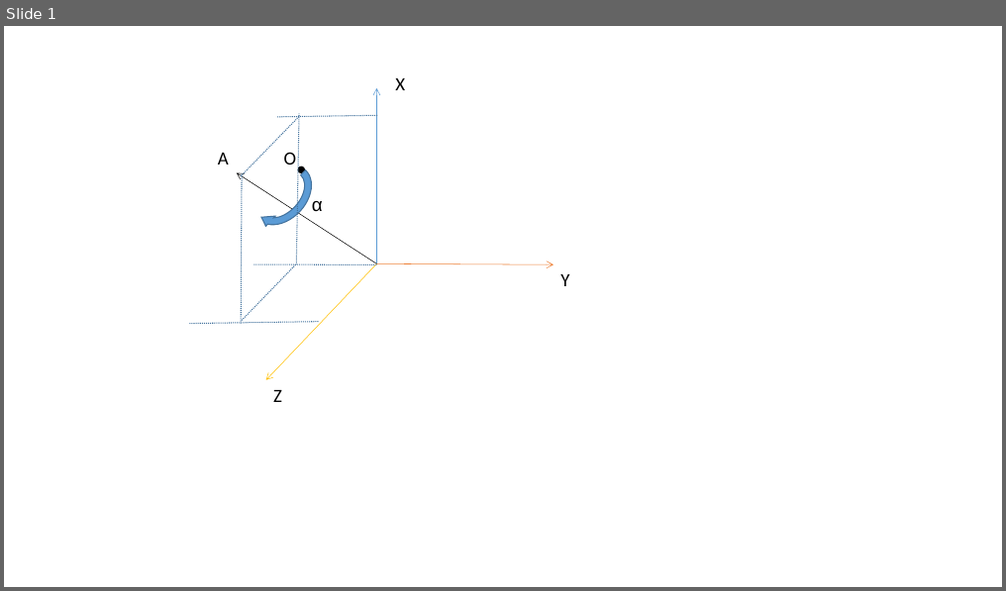
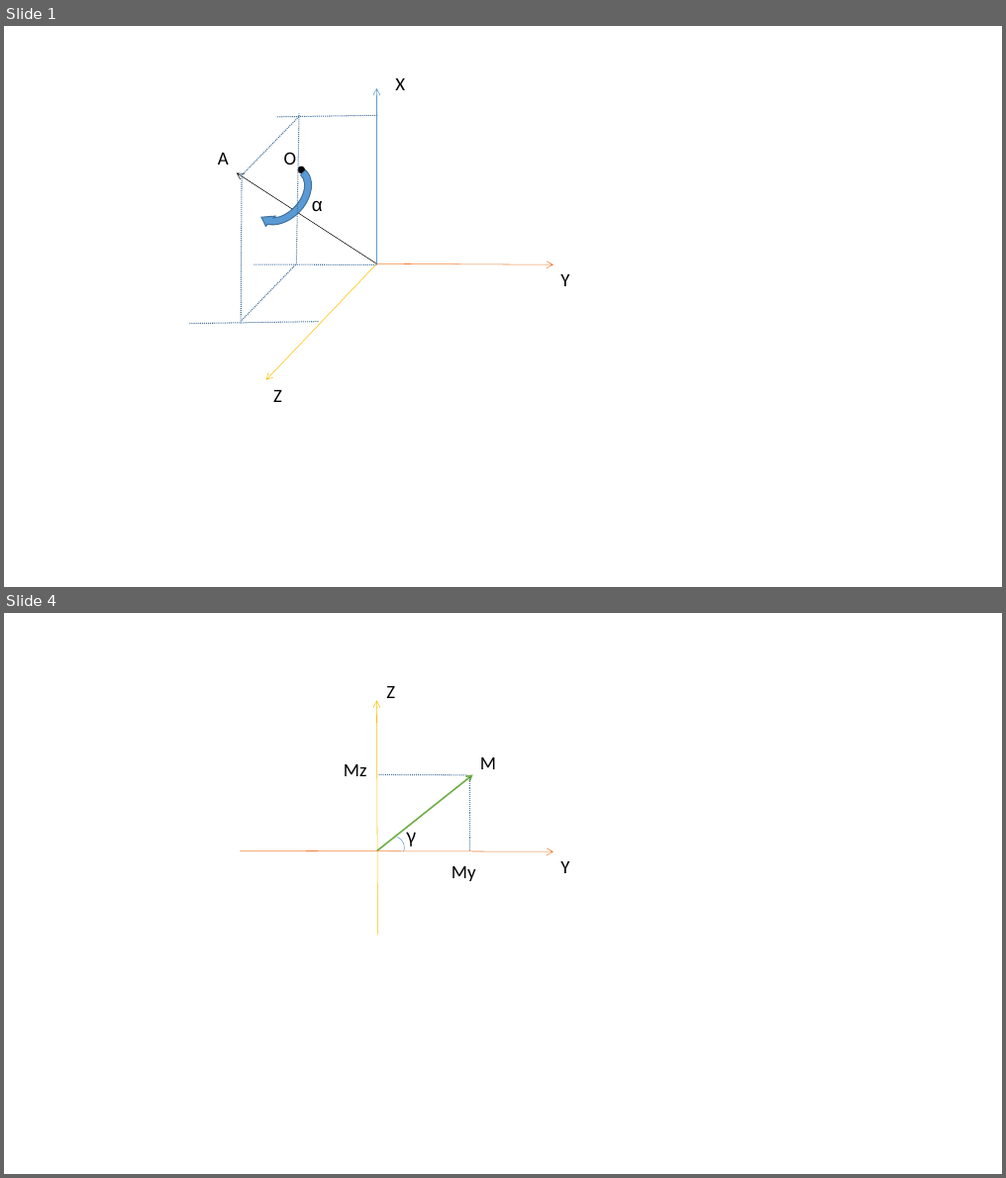
Before and after one commit to LightningBilly/3DAlgorithm, a slide deck: demos/rotate/旋转矩阵.pptx. Shown one above the other, each under a label of ours: slide 1 before the commit, slides 1 and 4 after it; the slides between them are not shown. The pictures are 1006x591 and 1006x1178 pixels, drawn with LibreOffice and Linux fonts; fonts in the diff are those of the drawing. Boxes give left, top, right and bottom in pixels: in the first picture for what was removed or moved away, otherwise in the second. Text is boxed around its words. In the diff, an @@ line names an element or a change of style, - is before the commit and + after.

```diff
--- a/demos/rotate/旋转矩阵.pptx
+++ b/demos/rotate/旋转矩阵.pptx
@@ slide 4 added at (4, 613, 1002, 1174), background #FFFFFF @@
@@ arrow added from (377, 935) to (377, 700), #FFC000 0.5 pt @@
@@ text added at (386, 686, 395, 698), 18 pt, text #000000 @@
+Z
@@ text added at (480, 758, 496, 769), 18 pt, text #000000 @@
+M
@@ text added at (344, 764, 367, 776), 18 pt, text #000000 @@
+Mz
@@ arrow added from (377, 851) to (472, 774), #70AD47 1.5 pt @@
@@ line added from (379, 774) to (466, 775), #43739E 1 pt dashed @@
@@ line added from (470, 777) to (470, 851), #43739E 1 pt dashed @@
@@ arc (boxed as its full ellipse) added at (380, 834, 408, 862), outline #5B9BD5 0.5 pt @@
@@ text added at (406, 824, 416, 847), 18 pt, text #000000 @@
+γ
@@ arrow added from (240, 851) to (553, 852), #ED7D31 0.5 pt @@
@@ text added at (451, 866, 476, 881), 18 pt, text #000000 @@
+My
@@ text added at (560, 861, 569, 873), 18 pt, text #000000 @@
+Y
```
Also in this commit, not shown: 3 other slides added, 12 other files.
